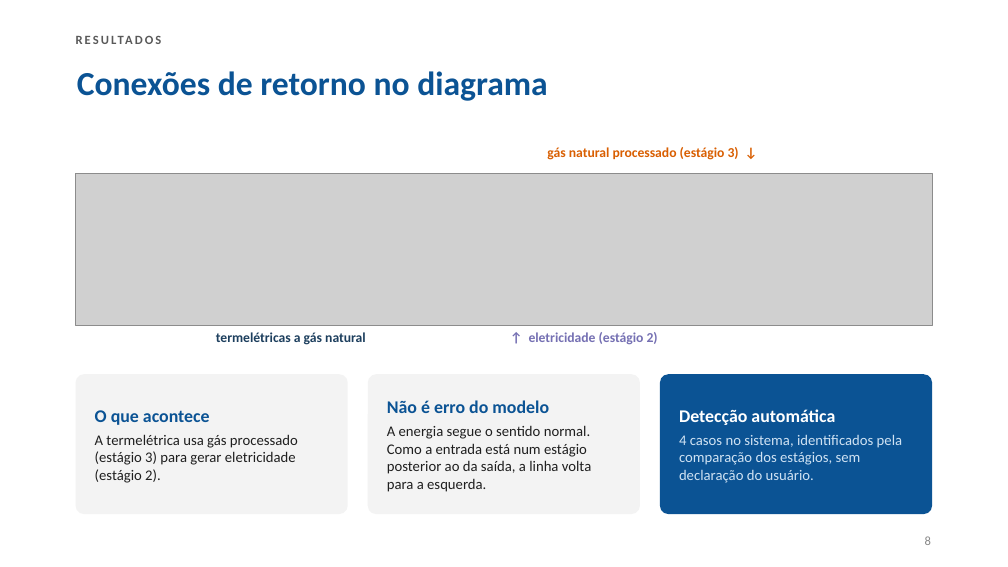
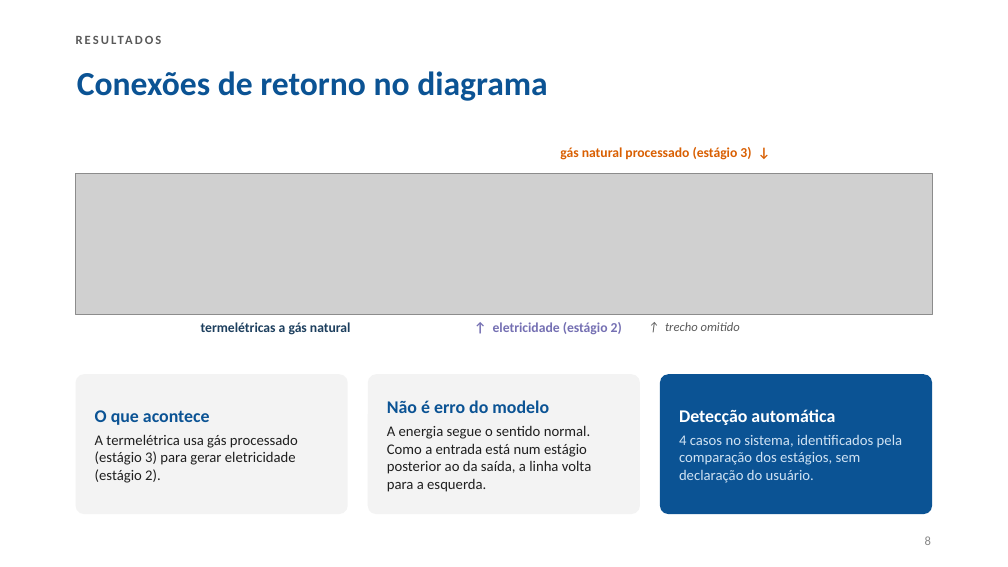
Before and after one commit to Freddieij/DDFE, a slide deck: slide 8 of Apresentacao/Apresentacao_XVI_Seminario_PIBITI.pptx. Drawn at 1008x567 pixels with LibreOffice and Linux fonts; fonts in the diff are those of the drawing; grey boxes stand for pictures. Boxes give left, top, right and bottom in pixels: in the first picture for what was removed or moved away, otherwise in the second. Text is boxed around its words. In the diff, an @@ line names an element or a change of style, - is before the commit and + after.

Commit message:
Apresentação: sinaliza o trecho omitido no zoom da Figura 4
A marca "//" do recorte era lida como parte do diagrama, colada à coluna
do estágio 3. O vão vira uma faixa cinza com as linhas de retorno
pontilhadas e a legenda "trecho omitido", deixando claro que ali foram
suprimidas colunas para ampliar a figura.

```diff
--- a/Apresentacao/Apresentacao_XVI_Seminario_PIBITI.pptx
+++ b/Apresentacao/Apresentacao_XVI_Seminario_PIBITI.pptx
@@ text "gás natural processado (estágio 3) ..." moved from (x1=547, y1=147, x2=739, y2=160) to (x1=560, y1=147, x2=751, y2=160) @@
@@ picture resized from (x1=76, y1=174, x2=932, y2=325) to (x1=76, y1=174, x2=932, y2=315) @@
@@ text "termelétricas a gás natural" moved from (x1=216, y1=332, x2=366, y2=345) to (x1=201, y1=322, x2=351, y2=335) @@
@@ text "↑ eletricidade (estágio 2)" moved from (x1=529, y1=332, x2=658, y2=344) to (x1=493, y1=322, x2=622, y2=334) @@
@@ text added at (x1=665, y1=322, x2=740, y2=331), 12 pt, text #595959, italic @@
+↑ trecho omitido
```
Also in this commit, not shown: 2 other files.
